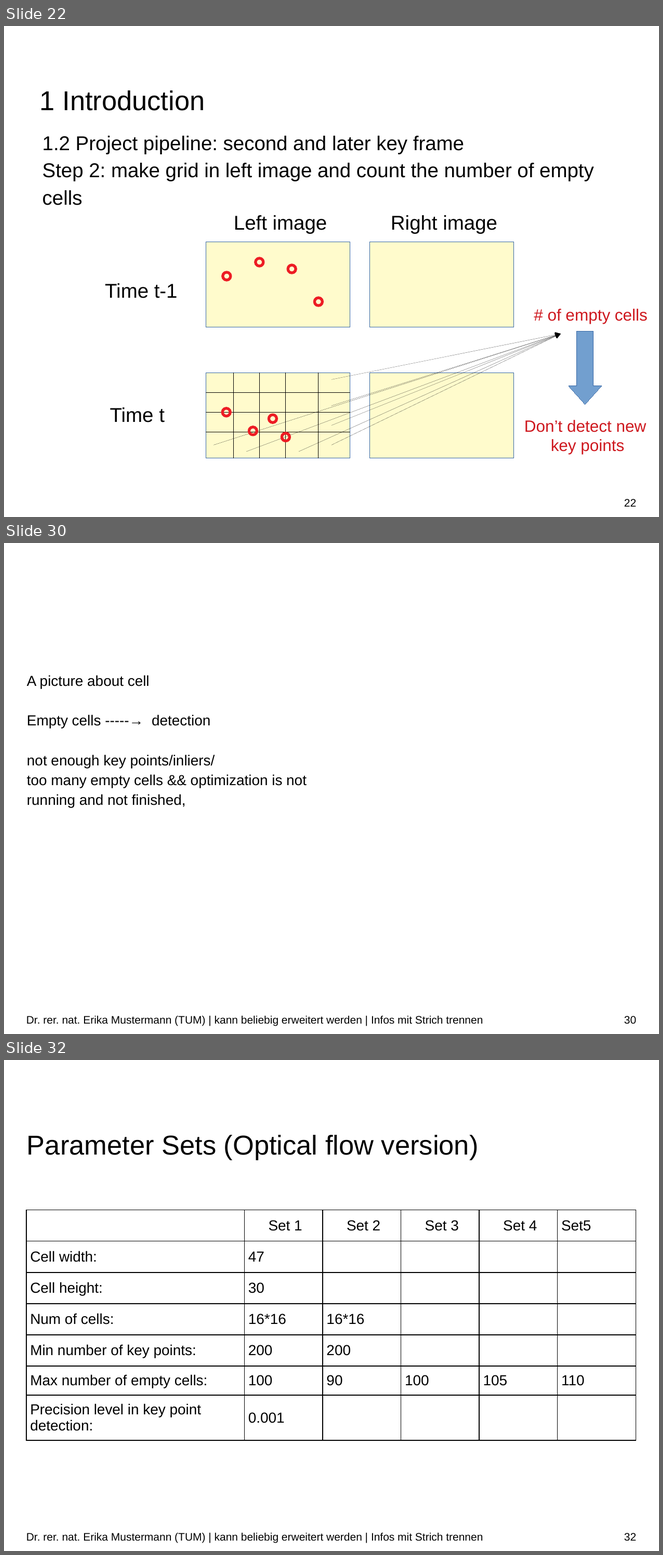
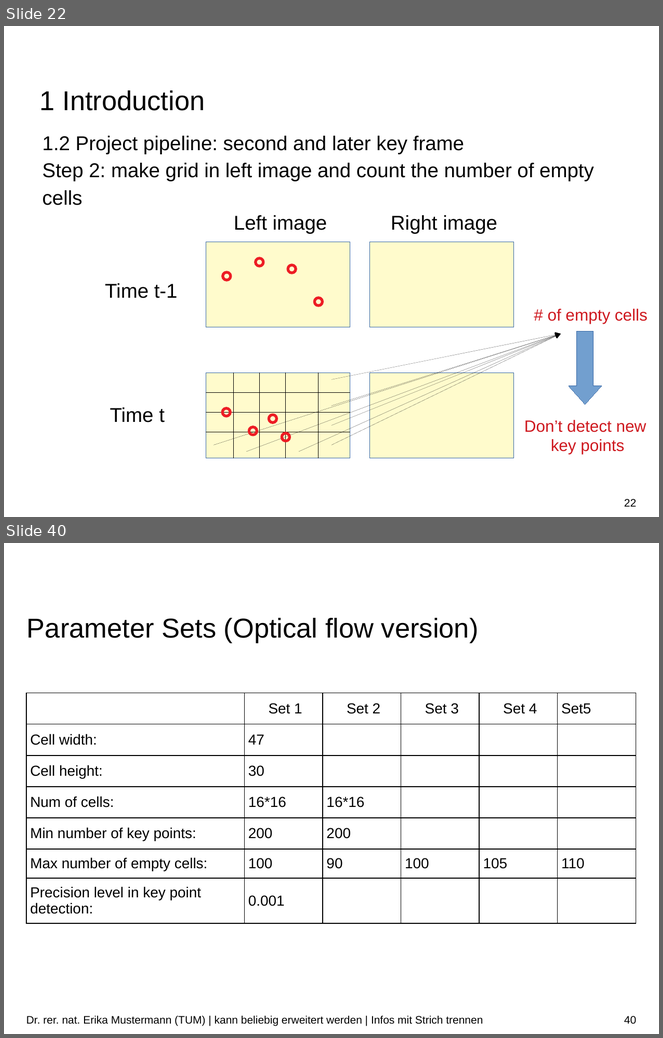
Before and after one commit to Tom-Huang/visual_navigation, a slide deck: Indirect Visual Odometry with Optical Flow.odp. Shown one above the other, each under a label of ours: slides 22, 30 and 32 before the commit, slides 22 and 40 after it; the slides between them are not shown. The pictures are 663x1555 and 663x1038 pixels, drawn with LibreOffice and Linux fonts; fonts in the diff are those of the drawing; background and template pictures are left out. Boxes give left, top, right and bottom in pixels: in the first picture for what was removed or moved away, otherwise in the second. Text is boxed around its words. In the diff, an @@ line names an element or a change of style, - is before the commit and + after.

```diff
--- a/Indirect Visual Odometry with Optical Flow.odp
+++ b/Indirect Visual Odometry with Optical Flow.odp
@@ slide 30 removed at bbox=[4, 543, 659, 1034], background #FFFFFF @@
@@ text removed at bbox=[27, 675, 307, 808] @@
-A picture about cell
-Empty cells -----→ detection
-not enough key points/inliers/
-too many empty cells && optimization is not
-running and not finished,
@@ text removed at bbox=[26, 1016, 483, 1027] @@
-Dr. rer. nat. Erika Mustermann (TUM) | kann beliebig erweitert werden | Infos mit Strich trennen
@@ page number removed at bbox=[624, 1016, 636, 1025] @@
-30
@@ what was slide 32 is now slide 40 @@
@@ page number at bbox=[624, 1016, 636, 1025]: text changed @@
-32
+40
```
Also in this commit, not shown: 9 slides changed, 13 slides added, 4 other slides removed, 6 other files.
